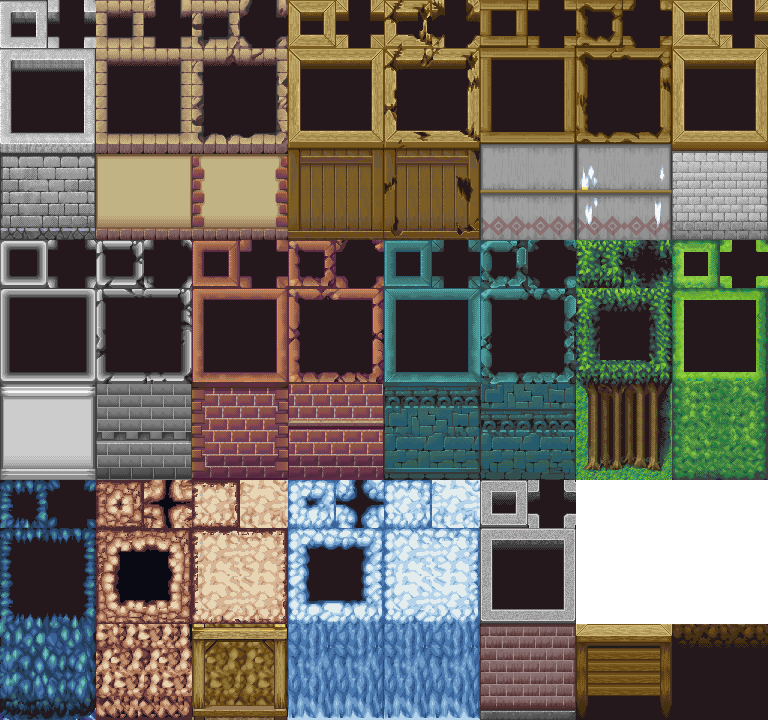
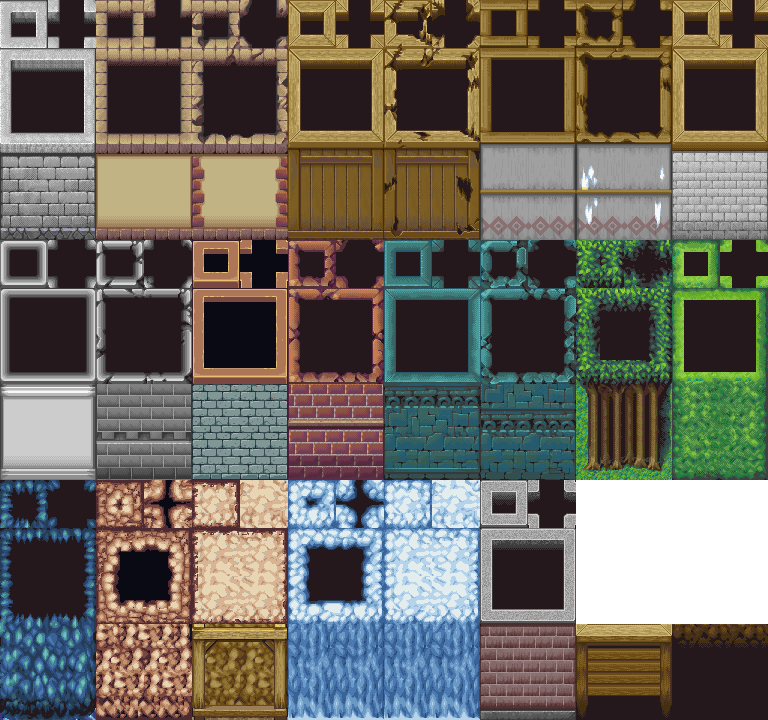
Layers edited between the first and the second 768 × 720 image:
added layer "Brick wall" above "Layer 2" over [192, 240, 288, 480]